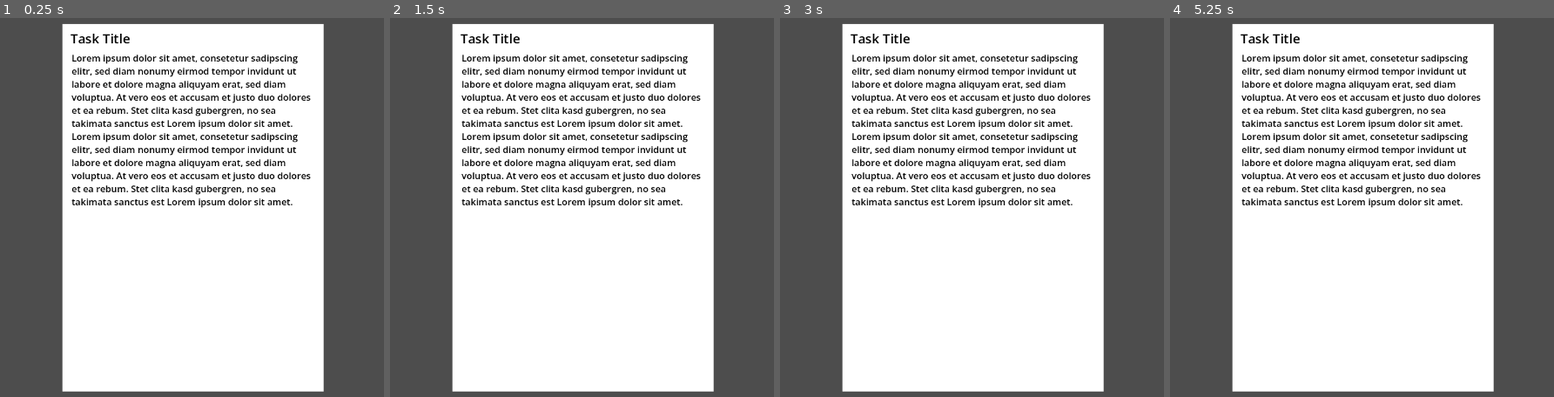
Above: before the commit, frames 1-4 (left to right).
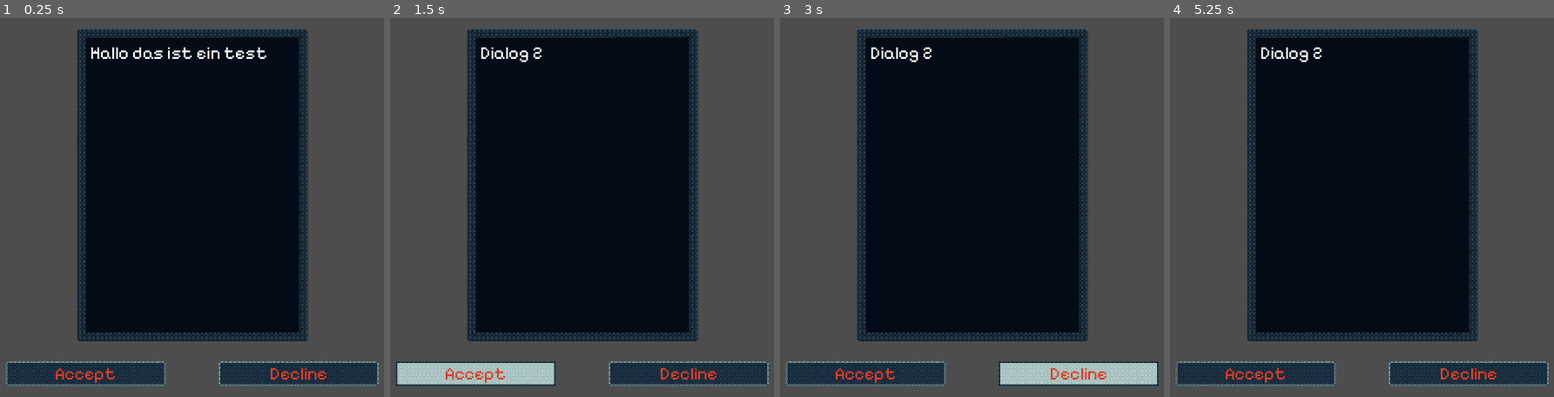
Above: after the commit, the same moments.

Repository: Chayraaa/franken-gamejam
Game: Godot game, scene res://gamemap/dialogueManager.tscn
Same seed, same stepped clock (60 frames per second), same inputs: the game is played once before the commit and once after it. This scene is started directly instead of the project's main scene.
Inputs (mouse positions are in pixels of both pictures, inside the frame that each line leads up to):
- Up to frame 1 (0.25 s): no input
- Up to frame 2 (1.5 s): click (689, 374) at 0.5 s, where only the run after the commit has a clickable "Decline"; click (474, 374) at 1.25 s, where only the run after the commit has a clickable "Accept"
- Up to frame 3 (3 s): click (864, 374) at 2 s, where only the run after the commit has a clickable "Accept"; click (1079, 374) at 2.75 s, where only the run after the commit has a clickable "Decline"
- Up to frame 4 (5.25 s): click (1254, 374) at 3.5 s, where only the run after the commit has a clickable "Accept"; click (1469, 374) at 4.25 s, where only the run after the commit has a clickable "Decline"; tap Enter (step) at 5, 5.1 s; move the mouse to (1515, 188) at 5.02 s; click (1515, 188) at 5.17 s

The runs differ from the first frame. In frame 1, 67% of the frame differs, in the area x 1-99%, y 1-99%; in frame 2, 67%; in frame 3, 67%; in frame 4, 67%.

Commit message:
DialogueTree Baseline

Diff:
--- a/gamemap/dialogueManager.tscn
+++ b/gamemap/dialogueManager.tscn
@@ -1,44 +1,122 @@
 [gd_scene format=3 uid="uid://cpuqtvn7n2k54"]
 
+[ext_resource type="Theme" uid="uid://dnh48achojqdj" path="res://ui/ui-theme.tres" id="1_3orro"]
+[ext_resource type="Script" uid="uid://dkh34l2sna4eq" path="res://gamemap/dialogue_manager.gd" id="1_7i0iu"]
+[ext_resource type="Script" uid="uid://bdfysxcp2si34" path="res://gamemap/dialogue_tree.gd" id="2_3bxp4"]
+[ext_resource type="Script" uid="uid://ui7s07ibcoc0" path="res://gamemap/effect_node.gd" id="3_i4e3j"]
+
 [node name="Dialogues" type="Node2D" unique_id=1854594120]
+script = ExtResource("1_7i0iu")
 
-[node name="DialogueManager" type="CanvasLayer" parent="." unique_id=1199525203]
+[node name="DialogueUI" type="CanvasLayer" parent="." unique_id=1199525203]
 
-[node name="ColorRect" type="ColorRect" parent="DialogueManager" unique_id=234852134]
-anchors_preset = 8
-anchor_left = 0.5
-anchor_top = 0.5
-anchor_right = 0.5
-anchor_bottom = 0.5
-offset_left = -239.25
-offset_top = -338.01324
-offset_right = 240.75
-offset_bottom = 336.98676
+[node name="Control" type="Control" parent="DialogueUI" unique_id=1822292517]
+layout_mode = 3
+anchors_preset = 15
+anchor_right = 1.0
+anchor_bottom = 1.0
 grow_horizontal = 2
 grow_vertical = 2
-size_flags_horizontal = 4
-size_flags_vertical = 4
+size_flags_horizontal = 3
+size_flags_vertical = 3
+theme = ExtResource("1_3orro")
 
-[node name="task_title" type="RichTextLabel" parent="DialogueManager/ColorRect" unique_id=546703932]
-modulate = Color(0, 0, 0, 1)
-self_modulate = Color(0, 0, 0, 1)
-custom_minimum_size = Vector2(1, 1)
-layout_mode = 0
-offset_left = 15.0
-offset_top = 10.0
-offset_right = 265.0
-offset_bottom = 46.0
-theme_override_font_sizes/normal_font_size = 24
-text = "Task Title"
+[node name="VBoxContainer" type="VBoxContainer" parent="DialogueUI/Control" unique_id=215857930]
+layout_mode = 1
+anchors_preset = 15
+anchor_right = 1.0
+anchor_bottom = 1.0
+grow_horizontal = 2
+grow_vertical = 2
 
-[node name="RichTextLabel2" type="RichTextLabel" parent="DialogueManager/ColorRect" unique_id=747856845]
-modulate = Color(0, 0, 0, 1)
-self_modulate = Color(0, 0, 0, 1)
-custom_minimum_size = Vector2(200, 100)
-layout_mode = 0
-offset_left = 17.25
-offset_top = 50.0
-offset_right = 467.25
-offset_bottom = 461.01324
-theme_override_font_sizes/normal_font_size = 17
-text = "Lorem ipsum dolor sit amet, consetetur sadipscing elitr, sed diam nonumy eirmod tempor invidunt ut labore et dolore magna aliquyam erat, sed diam voluptua. At vero eos et accusam et justo duo dolores et ea rebum. Stet clita kasd gubergren, no sea takimata sanctus est Lorem ipsum dolor sit amet. Lorem ipsum dolor sit amet, consetetur sadipscing elitr, sed diam nonumy eirmod tempor invidunt ut labore et dolore magna aliquyam erat, sed diam voluptua. At vero eos et accusam et justo duo dolores et ea rebum. Stet clita kasd gubergren, no sea takimata sanctus est Lorem ipsum dolor sit amet."
+[node name="Control2" type="Control" parent="DialogueUI/Control/VBoxContainer" unique_id=1280029587]
+layout_mode = 2
+size_flags_vertical = 3
+
+[node name="HBoxContainer2" type="HBoxContainer" parent="DialogueUI/Control/VBoxContainer" unique_id=1192112815]
+layout_mode = 2
+size_flags_vertical = 3
+size_flags_stretch_ratio = 20.0
+
+[node name="Control2" type="Control" parent="DialogueUI/Control/VBoxContainer/HBoxContainer2" unique_id=961710855]
+layout_mode = 2
+size_flags_horizontal = 3
+size_flags_vertical = 3
+
+[node name="TaskTextBody" type="RichTextLabel" parent="DialogueUI/Control/VBoxContainer/HBoxContainer2" unique_id=1578652663]
+unique_name_in_owner = true
+custom_minimum_size = Vector2(400, 0)
+layout_mode = 2
+size_flags_horizontal = 3
+text = "Lorem Ispum Bla und Bla und Bla"
+
+[node name="Control" type="Control" parent="DialogueUI/Control/VBoxContainer/HBoxContainer2" unique_id=2142675588]
+layout_mode = 2
+size_flags_horizontal = 3
+size_flags_vertical = 3
+
+[node name="Control" type="Control" parent="DialogueUI/Control/VBoxContainer" unique_id=1212031750]
+layout_mode = 2
+size_flags_vertical = 3
+
+[node name="HBoxContainer" type="HBoxContainer" parent="DialogueUI/Control/VBoxContainer" unique_id=1808125580]
+layout_mode = 2
+size_flags_vertical = 3
+alignment = 1
+
+[node name="Control2" type="Control" parent="DialogueUI/Control/VBoxContainer/HBoxContainer" unique_id=1471631990]
+layout_mode = 2
+size_flags_horizontal = 3
+
+[node name="TaskAcceptButton" type="Button" parent="DialogueUI/Control/VBoxContainer/HBoxContainer" unique_id=1929107738]
+unique_name_in_owner = true
+layout_mode = 2
+size_flags_horizontal = 3
+text = "Accept"
+
+[node name="Control3" type="Control" parent="DialogueUI/Control/VBoxContainer/HBoxContainer" unique_id=2115657013]
+layout_mode = 2
+size_flags_horizontal = 3
+size_flags_stretch_ratio = 0.3
+
+[node name="TaskDeclineButton" type="Button" parent="DialogueUI/Control/VBoxContainer/HBoxContainer" unique_id=229504672]
+unique_name_in_owner = true
+layout_mode = 2
+size_flags_horizontal = 3
+text = "Decline"
+
+[node name="Control" type="Control" parent="DialogueUI/Control/VBoxContainer/HBoxContainer" unique_id=706770437]
+layout_mode = 2
+size_flags_horizontal = 3
+
+[node name="Control3" type="Control" parent="DialogueUI/Control/VBoxContainer" unique_id=1145030939]
+layout_mode = 2
+size_flags_vertical = 3
+
+[node name="DialogueRoot" type="Node2D" parent="." unique_id=620122008]
+unique_name_in_owner = true
+
+[node name="Task1" type="Node2D" parent="DialogueRoot" unique_id=530026809]
+script = ExtResource("2_3bxp4")
+task_text = "Hallo das ist ein test"
+
+[node name="EffectNode" type="Node2D" parent="DialogueRoot/Task1" unique_id=1845707454]
+script = ExtResource("3_i4e3j")
+damage = 4
+
+[node name="EffectNode2" type="Node2D" parent="DialogueRoot/Task1" unique_id=325947341]
+script = ExtResource("3_i4e3j")
+damage = -2
+
+[node name="Task2" type="Node2D" parent="DialogueRoot" unique_id=1519802849]
+script = ExtResource("2_3bxp4")
+task_text = "Dialog 2"
+
+[node name="EffectNode" type="Node2D" parent="DialogueRoot/Task2" unique_id=1608657554]
+script = ExtResource("3_i4e3j")
+
+[node name="EffectNode2" type="Node2D" parent="DialogueRoot/Task2" unique_id=1985827970]
+script = ExtResource("3_i4e3j")
+
+[connection signal="pressed" from="DialogueUI/Control/VBoxContainer/HBoxContainer/TaskAcceptButton" to="." method="_on_task_accept_button_pressed"]
+[connection signal="pressed" from="DialogueUI/Control/VBoxContainer/HBoxContainer/TaskDeclineButton" to="." method="_on_task_decline_button_pressed"]
--- /dev/null
+++ b/gamemap/dialogue_manager.gd
@@ -0,0 +1,44 @@
+extends Node2D
+class_name DialogueManager
+
+@export var current_task: int = 0
+
+@onready var text_field: RichTextLabel = %TaskTextBody
+
+# Called when the node enters the scene tree for the first time.
+func _ready() -> void:
+	load_dialogue()
+
+
+# Called every frame. 'delta' is the elapsed time since the previous frame.
+func _process(delta: float) -> void:
+	pass
+
+func load_dialogue() -> void:
+	print("loaded")
+	if %DialogueRoot.get_child_count() <= current_task:
+		return
+	var to_load: DialogueTree = %DialogueRoot.get_child(current_task)
+	print(to_load)
+	text_field.text = to_load.task_text
+
+func _on_task_accept_button_pressed() -> void:
+	# Lade das level
+	# Temp:
+	if %DialogueRoot.get_child_count() <= current_task:
+		return
+	var to_load: DialogueTree = %DialogueRoot.get_child(current_task)
+	print(to_load.get_children())
+	to_load.get_child(0).trigger_effect()
+	current_task += 1
+	load_dialogue()
+
+
+
+func _on_task_decline_button_pressed() -> void:
+	if %DialogueRoot.get_child_count() <= current_task:
+		return
+	var to_load: DialogueTree = %DialogueRoot.get_child(current_task)
+	to_load.get_child(1).trigger_effect()
+	current_task += 1
+	load_dialogue()
--- /dev/null
+++ b/gamemap/dialogue_tree.gd
@@ -0,0 +1,19 @@
+extends Node2D
+class_name DialogueTree
+
+@export_multiline var task_text: String
+
+# Called when the node enters the scene tree for the first time.
+func _ready() -> void:
+	pass # Replace with function body.
+
+
+# Called every frame. 'delta' is the elapsed time since the previous frame.
+func _process(delta: float) -> void:
+	pass
+
+func on_accept() -> void:
+	pass
+
+func on_decline() -> void:
+	pass
--- /dev/null
+++ b/gamemap/effect_node.gd
@@ -0,0 +1,16 @@
+extends Node2D
+class_name EffectNode
+
+@export var damage: int = 0
+
+# Called when the node enters the scene tree for the first time.
+func _ready() -> void:
+	pass # Replace with function body.
+
+
+# Called every frame. 'delta' is the elapsed time since the previous frame.
+func _process(delta: float) -> void:
+	pass
+
+func trigger_effect() -> void:
+	print("Damage dealt/healed: " + str(damage))
--- /dev/null
+++ b/mechanics/grid_manager.tscn
@@ -0,0 +1,32 @@
+[gd_scene format=3 uid="uid://bc2o6wqn7y8fv"]
+
+[ext_resource type="Script" uid="uid://50k1cj3x7ojw" path="res://mechanics/grid_manager.gd" id="1_1r71q"]
+[ext_resource type="PackedScene" uid="uid://dcqe7peb48q8d" path="res://mechanics/blocks/box/box.tscn" id="2_w75uu"]
+[ext_resource type="PackedScene" uid="uid://dk3uow3i88qod" path="res://mechanics/blocks/mover/mover.tscn" id="3_1lbap"]
+[ext_resource type="PackedScene" uid="uid://dlf7uw2tuf3h8" path="res://mechanics/blocks/pusher/pusher.tscn" id="4_g8374"]
+[ext_resource type="PackedScene" uid="uid://ncavhr1lu42k" path="res://mechanics/blocks/rotator/rotator.tscn" id="5_044vu"]
+[ext_resource type="PackedScene" uid="uid://du5gmm7m65trm" path="res://mechanics/blocks/cloner/cloner.tscn" id="6_ls611"]
+[ext_resource type="PackedScene" uid="uid://bfn1j076vlvhh" path="res://mechanics/blocks/wall/wall.tscn" id="7_f132y"]
+
+[sub_resource type="TileSetScenesCollectionSource" id="TileSetScenesCollectionSource_nowcq"]
+resource_name = "Blocks"
+scenes/1/scene = ExtResource("2_w75uu")
+scenes/2/scene = ExtResource("3_1lbap")
+scenes/3/scene = ExtResource("4_g8374")
+scenes/4/scene = ExtResource("5_044vu")
+scenes/5/scene = ExtResource("6_ls611")
+scenes/6/scene = ExtResource("7_f132y")
+
+[sub_resource type="TileSet" id="TileSet_w75uu"]
+tile_size = Vector2i(32, 32)
+sources/0 = SubResource("TileSetScenesCollectionSource_nowcq")
+
+[node name="Grid" type="Node2D" unique_id=1083065542 node_paths=PackedStringArray("display_grid")]
+script = ExtResource("1_1r71q")
+display_grid = NodePath("TileMapLayer")
+size = Vector2i(20, 20)
+
+[node name="TileMapLayer" type="TileMapLayer" parent="." unique_id=738058262]
+tile_set = SubResource("TileSet_w75uu")
+
+[connection signal="step_finished" from="." to="." method="_on_step_finished"]
Not shown, added: gamemap/dialogue_manager.gd.uid
Not shown, added: gamemap/dialogue_tree.gd.uid
Not shown, added: gamemap/effect_node.gd.uid
